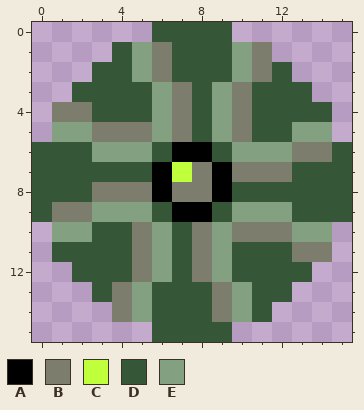
One commit to this pixel-art sprite: Sprites/Enemies/Scout/GreenScout/Idle/Idle1.png. The first picture shows the starting point.
The file is 16x16 pixels.
Palette (. is transparent): A #000000  B #7d7d6d  C #bfff3c  D #365638  E #83a080
Pixels before, first column x 0:
 0 ......DDDD......
 1 ....DEBDDDEB....
 2 ...DDEBDDDEBD...
 3 ..DDDDEBDEBDDD..
 4 .BBDDDEBDEBDDDD.
 5 .EEBBBEBDEBDDEE.
 6 DDDEEEDAADEEEBBD
 7 DDDDDDACBABBBDDD
 8 DDDBBBABBADDDDDD
 9 DBBEEEDAADEEEDDD
10 .EEDDBEDBEBBBEE.
11 .DDDDBEDBEDDDBB.
12 ..DDDBEDBEDDDD..
13 ...DBEDDDBEDD...
14 ....BEDDDBED....
15 ......DDDD......
The result:
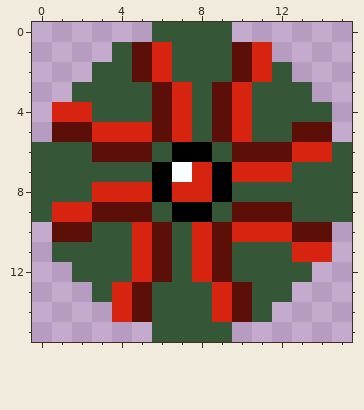
Edits made:
colour B: #7d7d6d -> #d62411
colour C: #bfff3c -> #fafdff
colour E: #83a080 -> #5b0f07
Pixel boxes of the changes (left, top, right, bottom) in both pictures:
changed: (52, 42, 332, 322)
